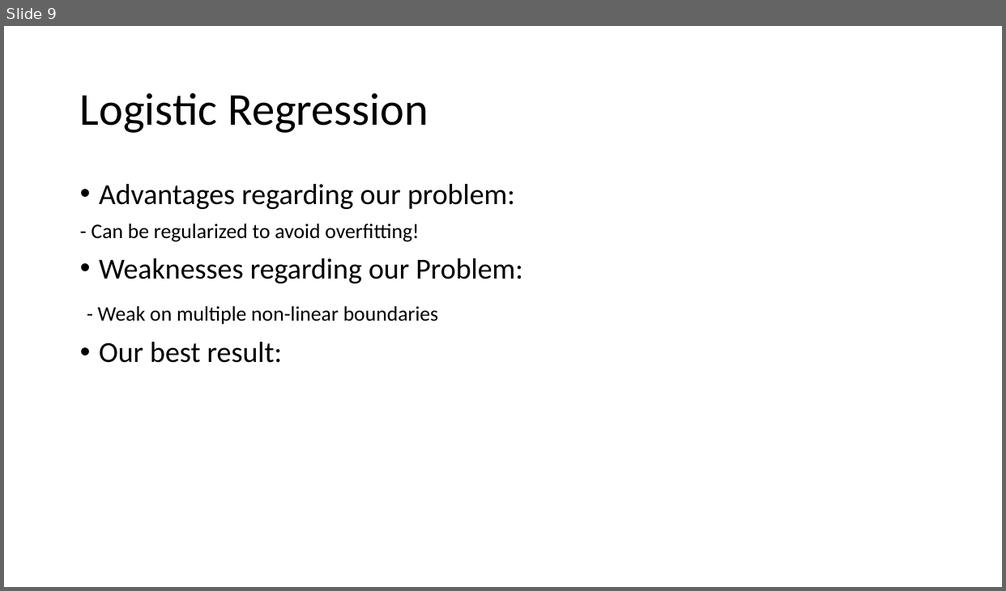
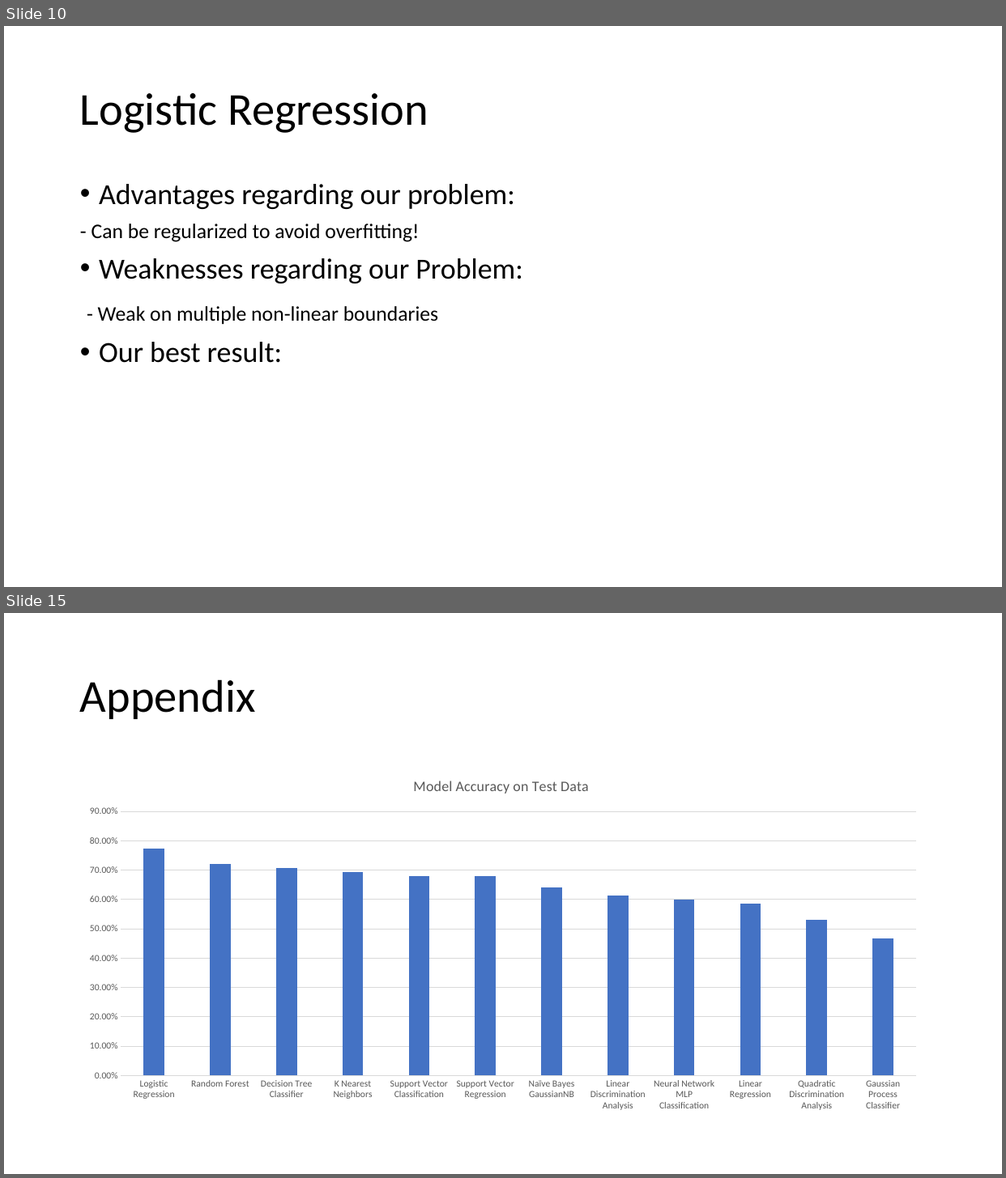
Before and after one commit to suong4554/Machine-Learning-Poly-U, a slide deck: Presentation.pptx. Shown one above the other, each under a label of ours: slide 9 before the commit, slides 10 and 15 after it; the slides between them are not shown. The pictures are 1006x591 and 1006x1178 pixels, drawn with LibreOffice and Linux fonts; fonts in the diff are those of the drawing. Boxes give left, top, right and bottom in pixels: in the first picture for what was removed or moved away, otherwise in the second. Text is boxed around its words. In the diff, an @@ line names an element or a change of style, - is before the commit and + after.

```diff
--- a/Presentation.pptx
+++ b/Presentation.pptx
@@ slide 15 added at (x1=4, y1=613, x2=1002, y2=1174), background #FFFFFF @@
@@ title added at (x1=80, y1=679, x2=256, y2=719), 44 pt, text #000000 @@
+Appendix
@@ column chart added at (x1=73, y1=763, x2=934, y2=1119) @@
+title "Model Accuracy on Test Data  "
+categories: Logistic Regression, Random Forest, Decision Tree Classifier, K Nearest Neighbors, Support Vector Classification, Support Vector Regression, Naïve Bayes GaussianNB, Linear Discrimination Analysis, Neural Network MLP Classification, Linear Regression, Quadratic Discrimination Analysis, Gaussian Process Classifier
+Series 1: 0.77, 0.72, 0.71, 0.69, 0.68, 0.68, 0.64, 0.61, 0.6, 0.59, 0.53, 0.47
@@ what was slide 9 is now slide 10 @@
```
Also in this commit, not shown: 4 slides changed, 2 other slides added, 8 other files.
